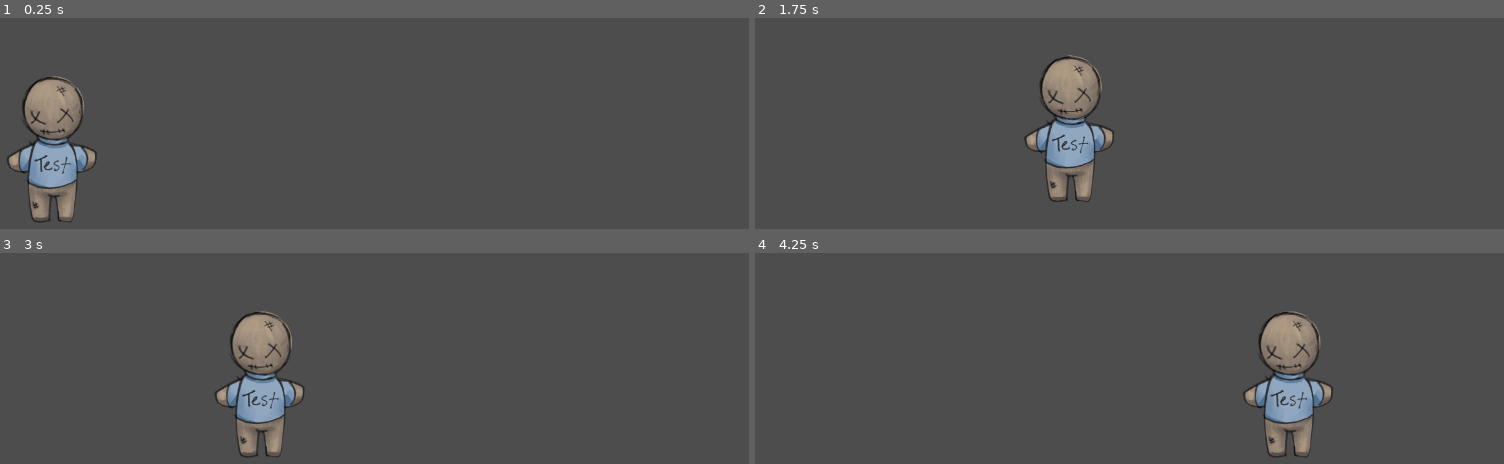
Above: before the commit, frames 1-4 (two rows, left to right).
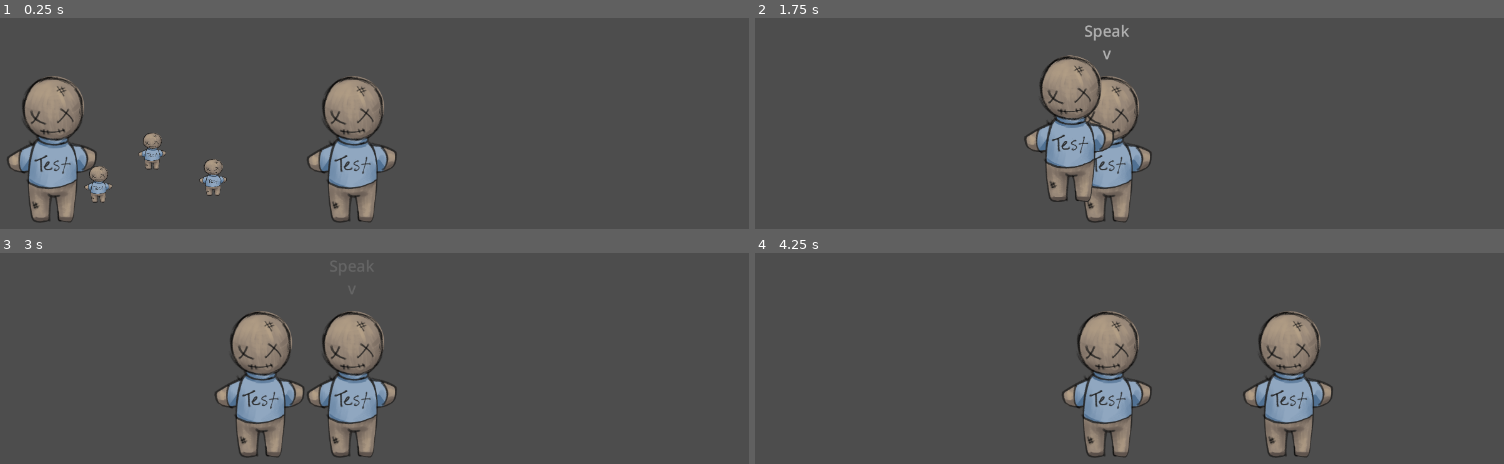
Above: after the commit, the same moments.

Repository: straysailor/toybox-gamejam-2025
Game: Godot game, scene res://scenes/room_3.tscn
Two runs of this game, one before a commit and one after it. Both use one fixed random seed, a clock stepped at 60 frames per second and the inputs below. This scene is started directly instead of the project's main scene.
Inputs:
- Up to frame 1 (0.25 s): no input
- Up to frame 2 (1.75 s): tap Enter (ui_accept) at 0.5, 0.77, 1.52 s; hold W (interact) 0.53-1.28 s; hold Right (ui_right) from 0.53 s (still down); tap W (interact) at 1.35 s
- Up to frame 3 (3 s): release Right (ui_right) at 2.03 s; hold Left (ui_left) 2.03-2.78 s; hold W (interact) 2.03-2.78 s; hold Right (ui_right) from 2.78 s (still down); tap W (interact) at 2.85 s
- Up to frame 4 (4.25 s): keep holding Right (ui_right); tap Enter (ui_accept) at 3.02, 3.77 s; hold W (interact) from 3.53 s (still down)

The runs differ from the first frame. In frame 1, 5.4% of the frame differs, in the area x 11-54%, y 27-98%; in frame 2, 3.2%; in frame 3, 4.4%; in frame 4, 4.4%.
Error after the commit: Invalid call. Nonexistent function 'next_dialogue' in base 'Nil'. (res://scripts/npc.gd:16)

Commit message:
Added evil npc to test dialogue changes. Fixed typo that caused game to crash when failing to good npc's quest.

Diff:
--- a/scenes/room_3.tscn
+++ b/scenes/room_3.tscn
@@ -1,6 +1,8 @@
-[gd_scene load_steps=2 format=3 uid="uid://bf2e7k1554bnp"]
+[gd_scene load_steps=4 format=3 uid="uid://bf2e7k1554bnp"]
 
 [ext_resource type="PackedScene" uid="uid://dqxg0i0inl20q" path="res://scenes/room_layout.tscn" id="1_1nud3"]
+[ext_resource type="PackedScene" uid="uid://bxv3ppyoe5ikc" path="res://scenes/npc.tscn" id="2_pmnxm"]
+[ext_resource type="PackedScene" uid="uid://bgpeednoqvlk3" path="res://scenes/collectible.tscn" id="3_rjoje"]
 
 [node name="Room3" type="Node2D"]
 
@@ -9,3 +11,19 @@
 room_name = "Room 3"
 left_exit = "Null"
 right_exit = "res://scenes/room_1.tscn"
+
+[node name="NPC" parent="." instance=ExtResource("2_pmnxm")]
+position = Vector2(1264, 263)
+char_name = "evil"
+
+[node name="Collectible" parent="." instance=ExtResource("3_rjoje")]
+position = Vector2(624, 263)
+item_name = "Heart"
+
+[node name="Collectible2" parent="." instance=ExtResource("3_rjoje")]
+position = Vector2(819, 347)
+item_name = "Heart"
+
+[node name="Collectible3" parent="." instance=ExtResource("3_rjoje")]
+position = Vector2(452, 369)
+item_name = "Heart"
--- a/scripts/dialogue_manager.gd
+++ b/scripts/dialogue_manager.gd
@@ -121,7 +121,7 @@
 		for d in current_evil_dialogue.next_quest:
 			if d.tag=="success":
 				current_evil_dialogue = d
-		for d in current_good_dialogue.next_quests:
+		for d in current_good_dialogue.next_quest:
 			if d.tag == "failure":
 				current_good_dialogue = d
 	else:
